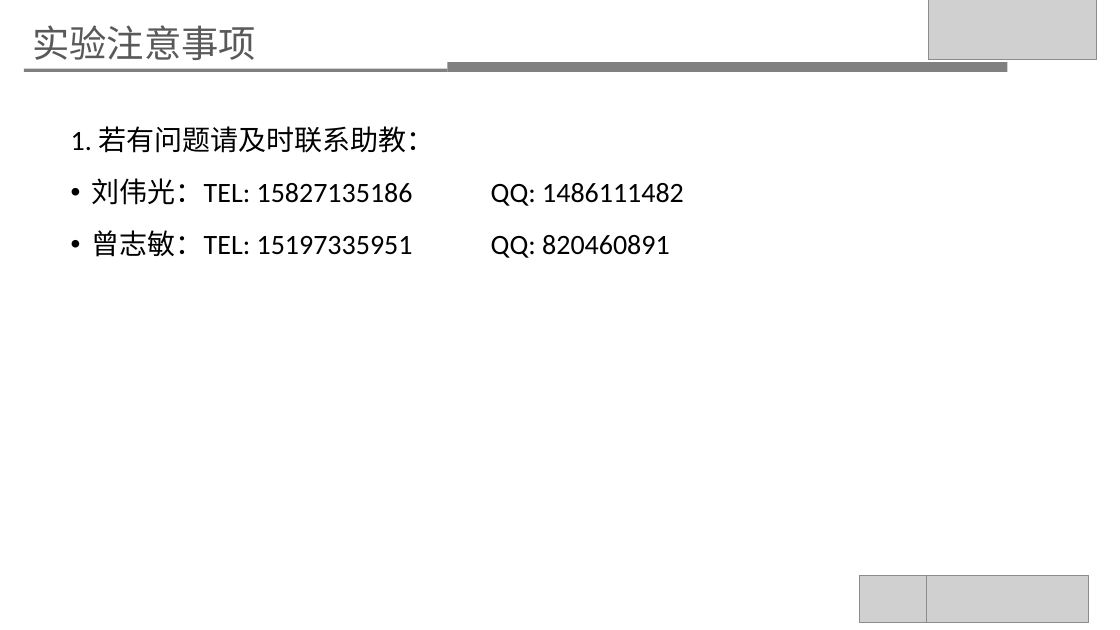
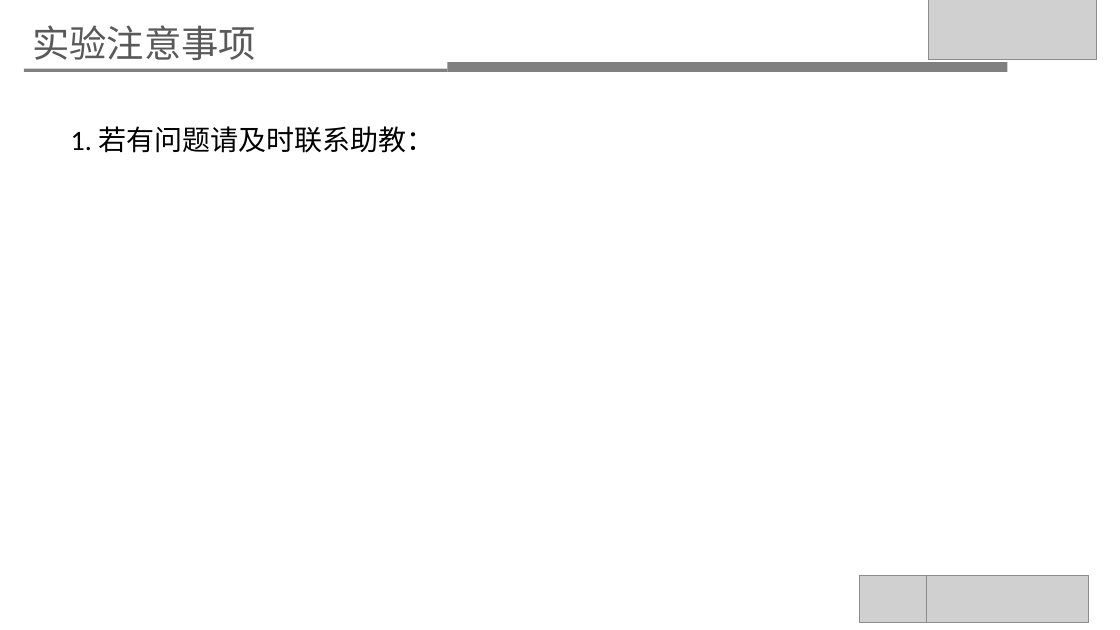
Before and after one commit to ekesaitingg/hust-big-data-analysis2021, a slide deck: slide 7 of 大作业 推荐系统.pptx. Drawn at 1120x630 pixels with LibreOffice and Linux fonts; fonts in the diff are those of the drawing; grey boxes stand for pictures. Boxes give left, top, right and bottom in pixels: in the first picture for what was removed or moved away, otherwise in the second. Text is boxed around its words. In the diff, an @@ line names an element or a change of style, - is before the commit and + after.

```diff
--- a/大作业 推荐系统.pptx
+++ b/大作业 推荐系统.pptx
@@ text at bbox=[92, 178, 684, 258]: paragraphs removed @@
-• 刘伟光：TEL: 15827135186 QQ: 1486111482
-• 曾志敏：TEL: 15197335951 QQ: 820460891
```
Also in this commit, not shown: 4 other files.
